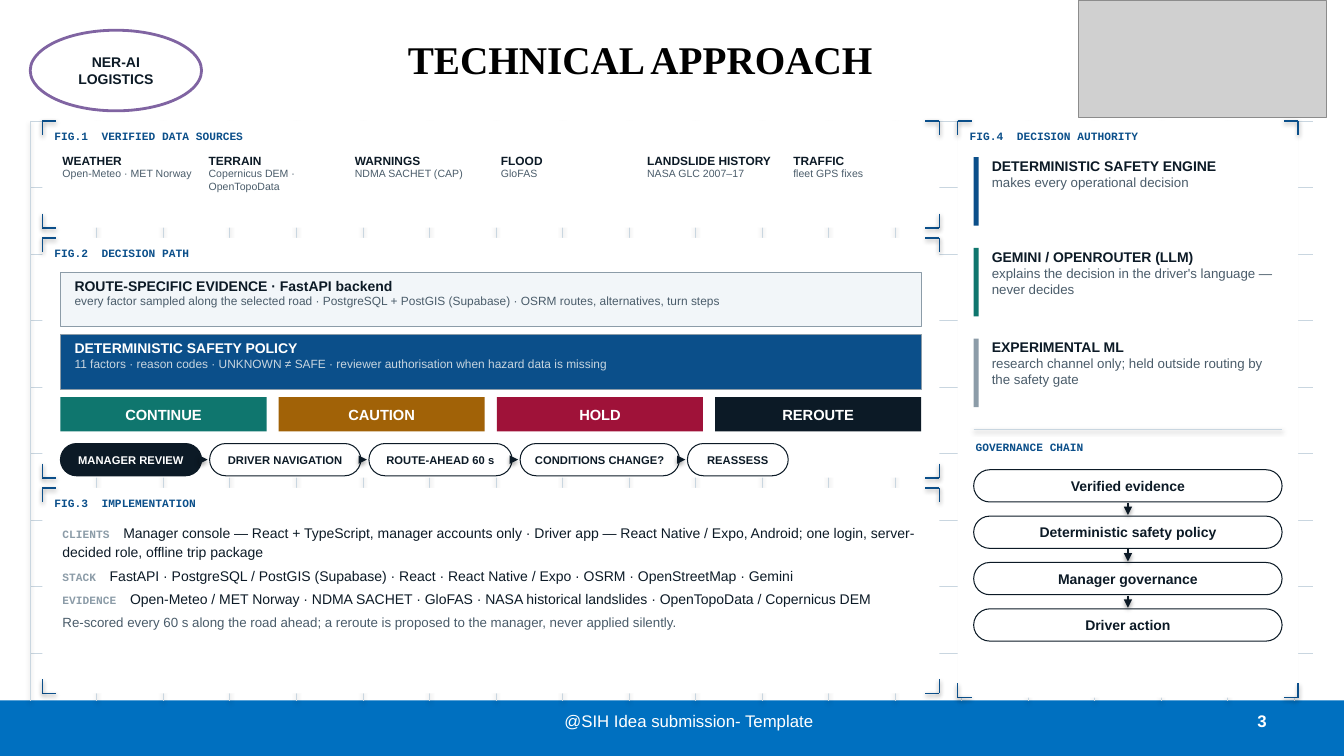
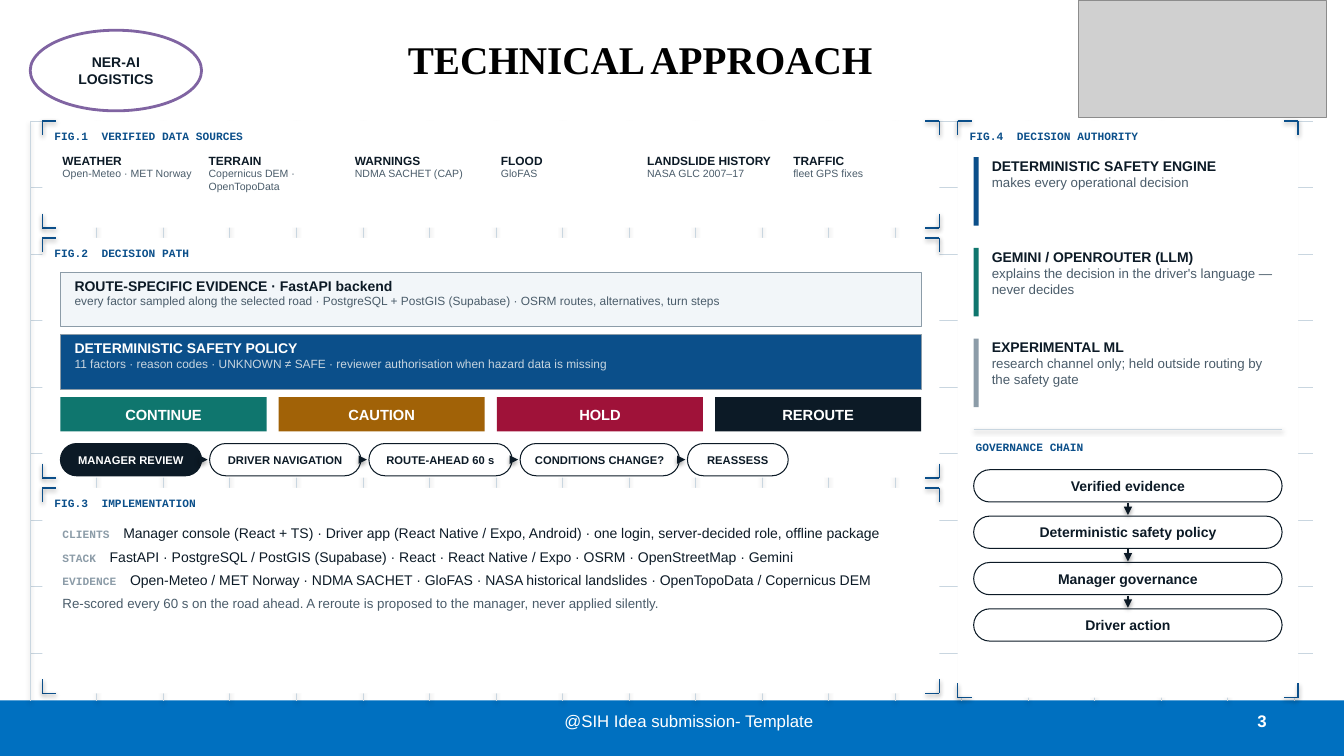
Before and after one commit to nxtlucifer/ner-ai-logistics, a slide deck: slide 3 of docs/submission/variants/RASTA_AI_SIH26002_TEAM17_V09_BLUEPRINT.pptx. Drawn at 1344x756 pixels with LibreOffice and Linux fonts; fonts in the diff are those of the drawing; grey boxes stand for pictures. Boxes give left, top, right and bottom in pixels: in the first picture for what was removed or moved away, otherwise in the second. Text is boxed around its words. In the diff, an @@ line names an element or a change of style, - is before the commit and + after.

```diff
--- a/docs/submission/variants/RASTA_AI_SIH26002_TEAM17_V09_BLUEPRINT.pptx
+++ b/docs/submission/variants/RASTA_AI_SIH26002_TEAM17_V09_BLUEPRINT.pptx
@@ text at (123, 528, 880, 541): text changed @@
-CLIENTS Manager console — React + TypeScript, manager accounts only · Driver app — React Native / Expo, Android; one login, server-decided role, offline trip package
+CLIENTS Manager console (React + TS) · Driver app (React Native / Expo, Android) · one login, server-decided role, offline package
@@ text at (62, 598, 658, 611): text changed @@
-Re-scored every 60 s along the road ahead; a reroute is proposed to the manager, never applied silently.
+Re-scored every 60 s on the road ahead. A reroute is proposed to the manager, never applied silently.
```
Also in this commit, not shown: 4 other slides changed, 50 other files.
